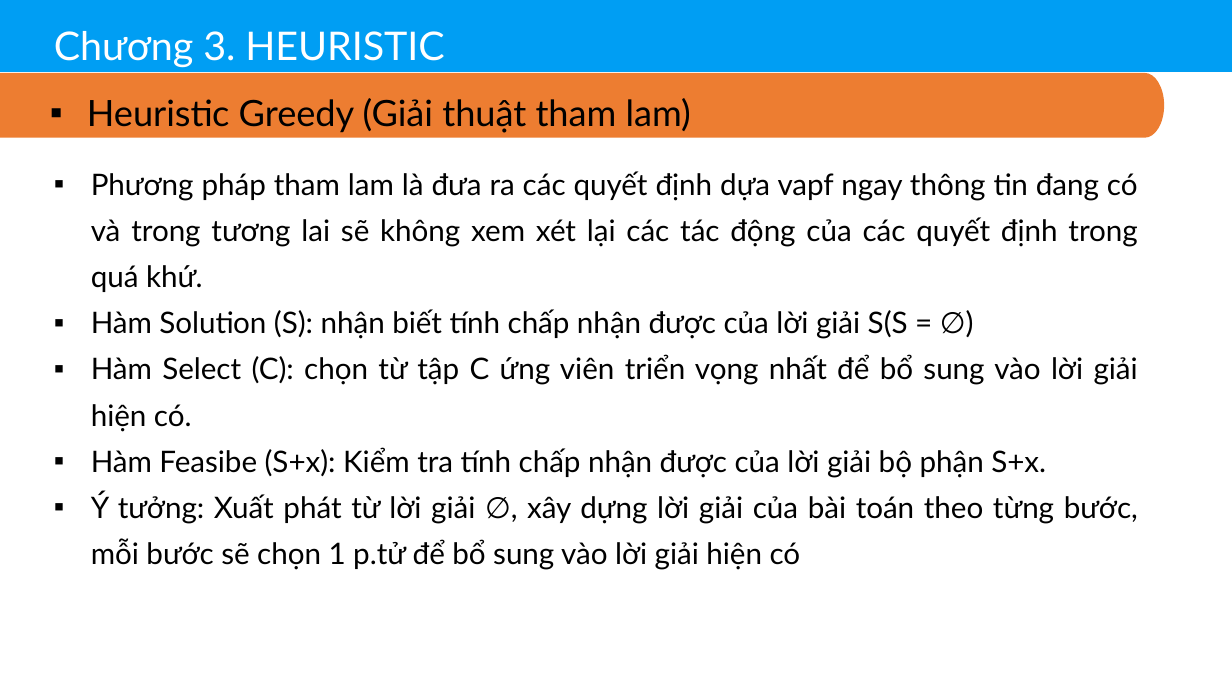
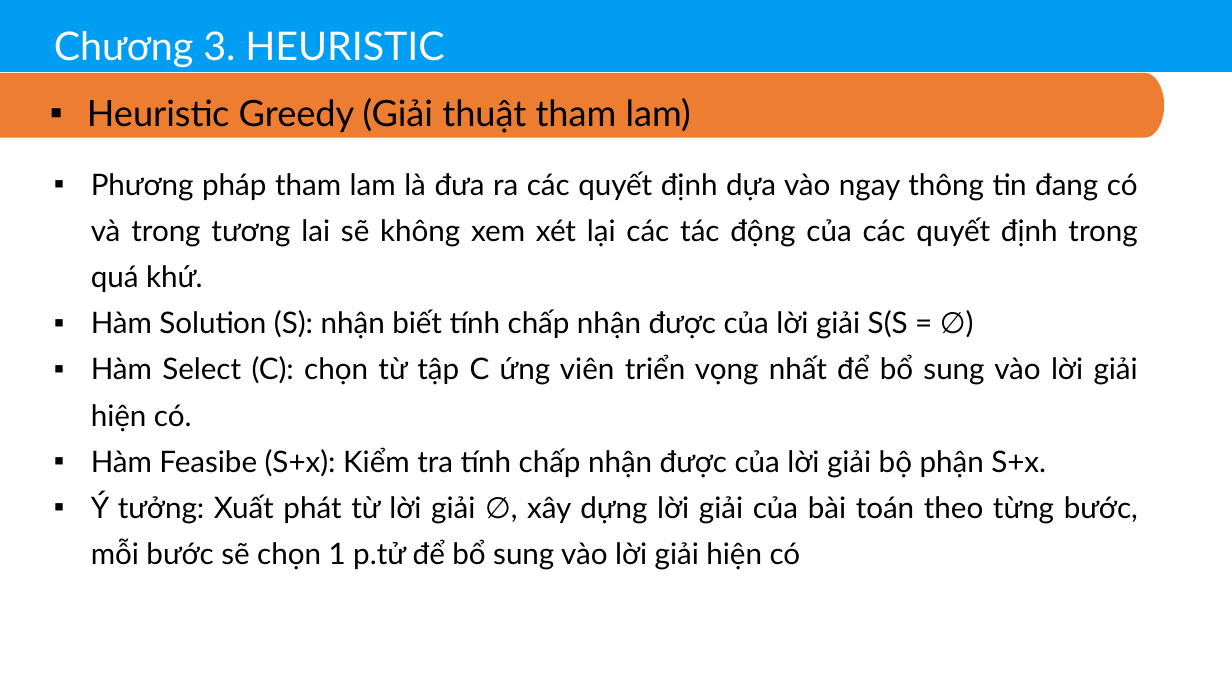
Before and after one commit to thinhdoanvu/AI, a slide deck: slide 4 of Slides/Chuong3_Heutistic.pptx. Drawn at 1232x693 pixels with LibreOffice and Linux fonts; fonts in the diff are those of the drawing. Boxes give left, top, right and bottom in pixels: in the first picture for what was removed or moved away, otherwise in the second. Text is boxed around its words. In the diff, an @@ line names an element or a change of style, - is before the commit and + after.

```diff
--- a/Slides/Chuong3_Heutistic.pptx
+++ b/Slides/Chuong3_Heutistic.pptx
@@ text at (91, 171, 1138, 292): text changed @@
-▪ Phương pháp tham lam là đưa ra các quyết định dựa vapf ngay thông tin đang có và trong tương lai sẽ không xem xét lại các tác động của các quyết định trong quá khứ.
+▪ Phương pháp tham lam là đưa ra các quyết định dựa vào ngay thông tin đang có và trong tương lai sẽ không xem xét lại các tác động của các quyết định trong quá khứ.
```
Also in this commit, not shown: 6 other slides changed.
